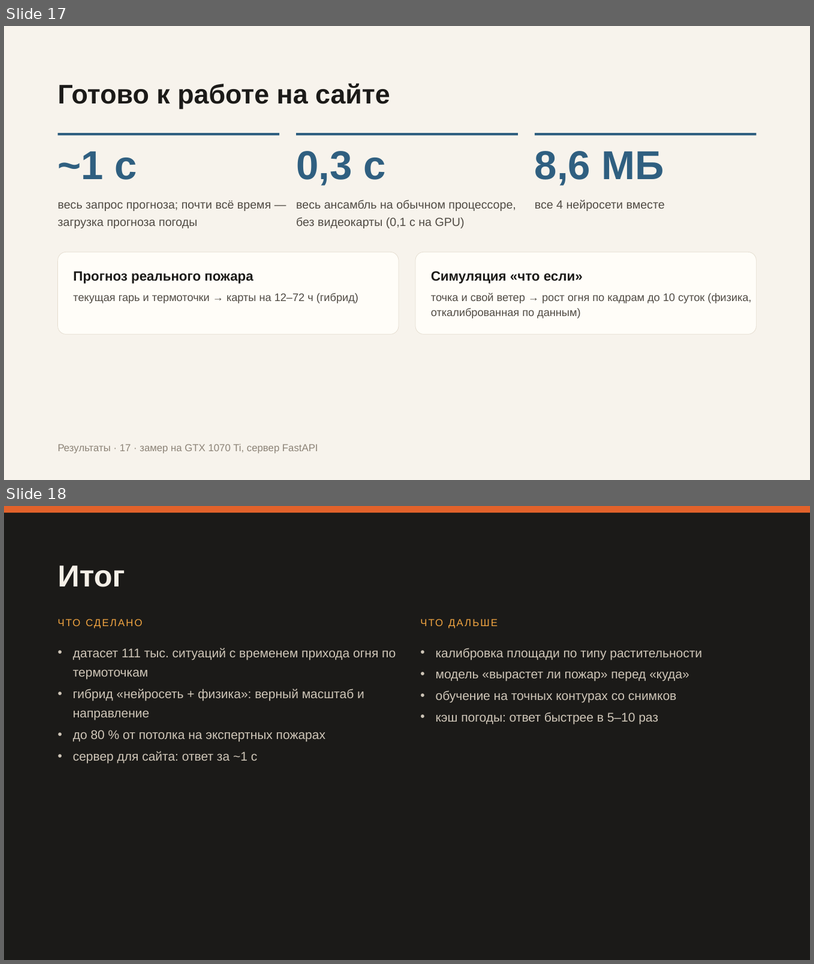
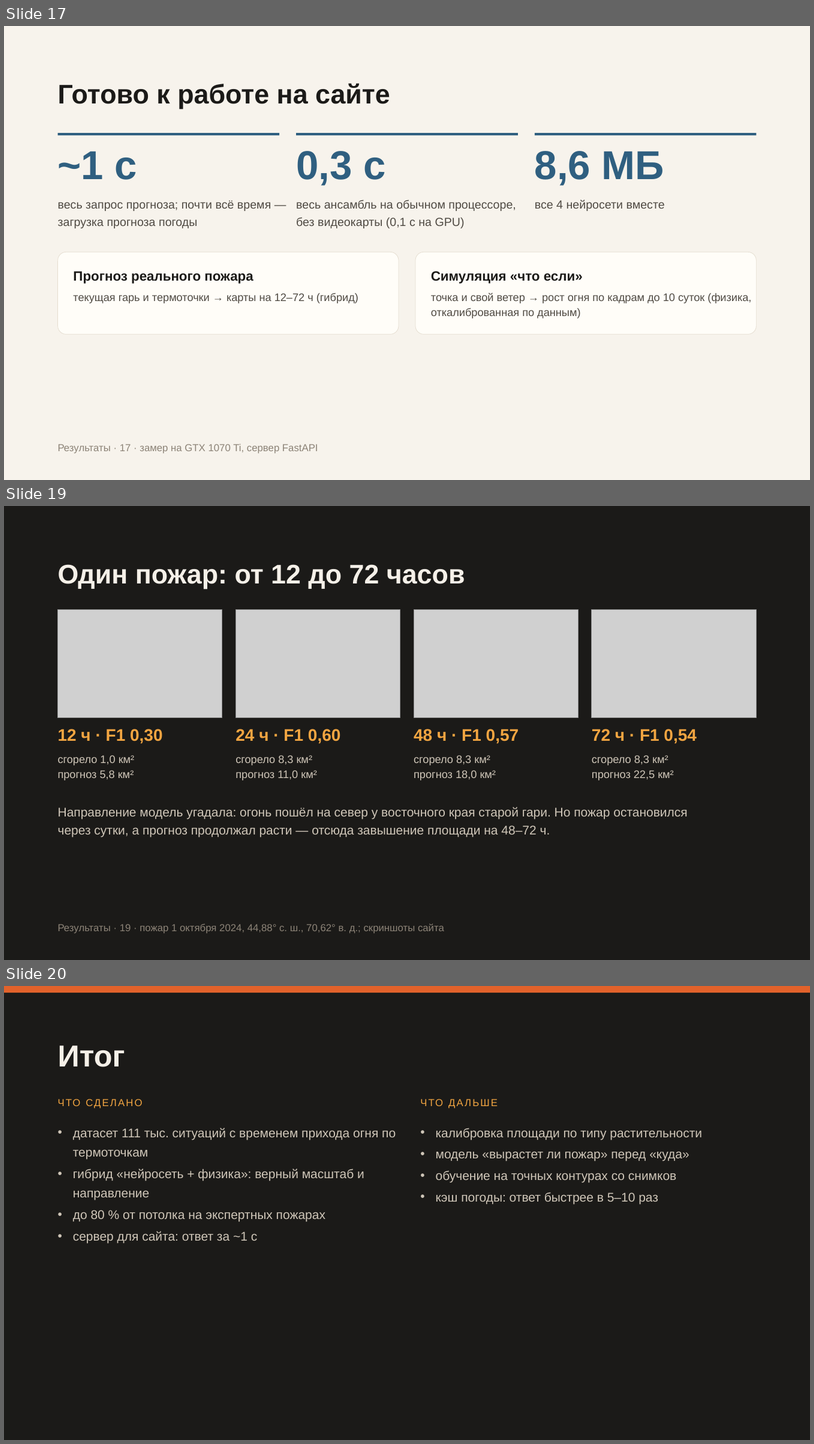
Before and after one commit to Bekabaev/fire_proj, a slide deck: presentation/presentation_editable.pptx. Shown one above the other, each under a label of ours: slides 17 and 18 before the commit, slides 17, 19 and 20 after it; the slides between them are not shown. The pictures are 814x964 and 814x1444 pixels, drawn with LibreOffice and Linux fonts; fonts in the diff are those of the drawing; grey boxes stand for pictures. Boxes give left, top, right and bottom in pixels: in the first picture for what was removed or moved away, otherwise in the second. Text is boxed around its words. In the diff, an @@ line names an element or a change of style, - is before the commit and + after.

```diff
--- a/presentation/presentation_editable.pptx
+++ b/presentation/presentation_editable.pptx
@@ slide 19 added at box(4, 506, 810, 960), background #1B1A18 @@
@@ text added at box(58, 564, 465, 589), 32 pt, text #F5F0E8, bold @@
+Один пожар: от 12 до 72 часов
@@ picture added at box(58, 609, 222, 717) @@
@@ picture added at box(236, 609, 400, 717) @@
@@ picture added at box(414, 609, 579, 717) @@
@@ picture added at box(592, 609, 756, 717) @@
@@ text added at box(58, 729, 163, 744), 20 pt, text #F2A541, bold @@
+12 ч · F1 0,30
@@ text added at box(236, 729, 341, 744), 20 pt, text #F2A541, bold @@
+24 ч · F1 0,60
@@ text added at box(414, 729, 519, 744), 20 pt, text #F2A541, bold @@
+48 ч · F1 0,57
@@ text added at box(592, 729, 697, 744), 20 pt, text #F2A541, bold @@
+72 ч · F1 0,54
@@ text added at box(58, 755, 135, 780), 13 pt, text #CFC6B8 @@
+сгорело 1,0 км²
+прогноз 5,8 км²
@@ text added at box(236, 755, 317, 780), 13 pt, text #CFC6B8 @@
+сгорело 8,3 км²
+прогноз 11,0 км²
@@ text added at box(414, 755, 496, 780), 13 pt, text #CFC6B8 @@
+сгорело 8,3 км²
+прогноз 18,0 км²
@@ text added at box(592, 755, 674, 780), 13 pt, text #CFC6B8 @@
+сгорело 8,3 км²
+прогноз 22,5 км²
@@ text added at box(58, 807, 687, 837), 15 pt, text #CFC6B8 @@
+Направление модель угадала: огонь пошёл на север у восточного края старой гари. Но пожар остановился через сутки, а прогноз продолжал расти — отсюда завышение площади на 48–72 ч.
@@ text added at box(58, 923, 444, 933), 12 pt, text #8C8377 @@
+Результаты · 19 · пожар 1 октября 2024, 44,88° с. ш., 70,62° в. д.; скриншоты сайта
@@ what was slide 18 is now slide 20 @@
```
Also in this commit, not shown: 5 slides changed, 1 other slide added, 13 other files.
